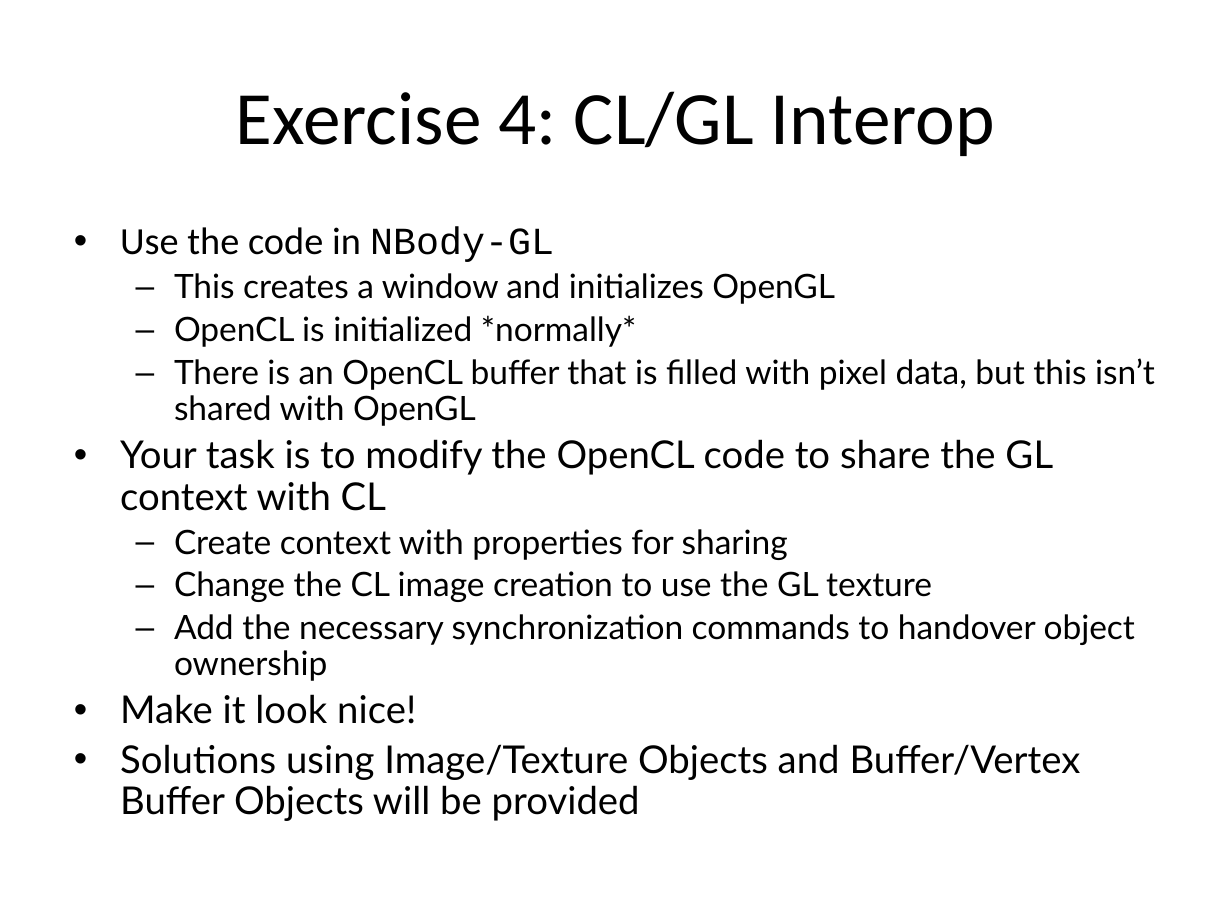
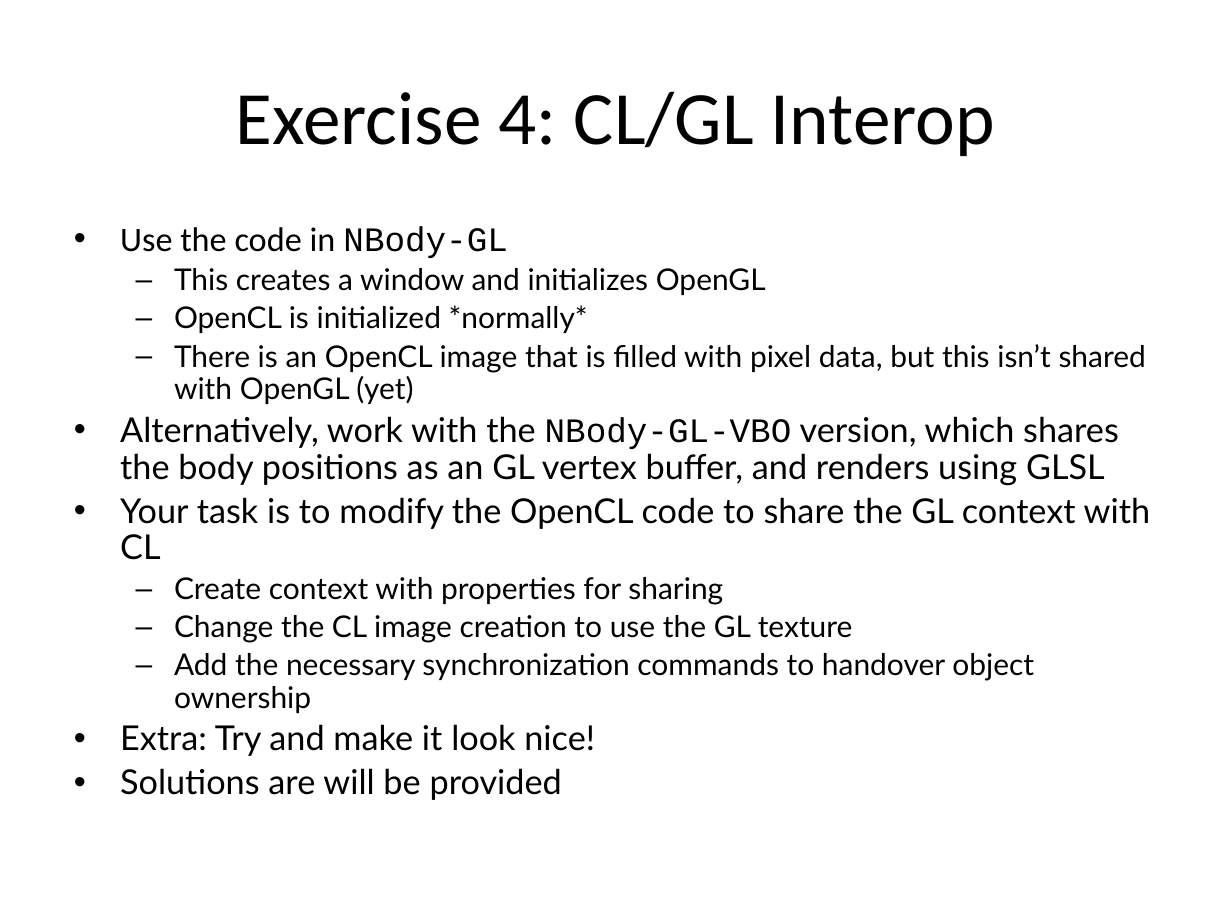
Before and after one commit to UoB-HPC/opencl-training-code, a slide deck: slide 13 of slides/advanced_part4.pptx. Drawn at 1232x924 pixels with LibreOffice and Linux fonts; fonts in the diff are those of the drawing. Boxes give left, top, right and bottom in pixels: in the first picture for what was removed or moved away, otherwise in the second. Text is boxed around its words. In the diff, an @@ line names an element or a change of style, - is before the commit and + after.

Commit message:
Minor tweaks to the CL/GL slides.

```diff
--- a/slides/advanced_part4.pptx
+++ b/slides/advanced_part4.pptx
@@ text at (120, 226, 1151, 713): size 22.4 to 20 pt in "Use the code in NBody-GL", "Your task is to modify the OpenCL ..."; size 19.6 to 17.5 pt in "This creates a window and initializes OpenGL", "OpenCL is initialized *normally*", "Create context with properties for sharing", "Change the CL image creation to use ..." and 1 more places @@
@@ text at (120, 344, 1146, 485): text changed; size 19.6 to 20 pt @@
-  – There is an OpenCL buffer that is filled with pixel data, but this isn’t shared with OpenGL
+  – There is an OpenCL image that is filled with pixel data, but this isn’t shared with OpenGL (yet)
+• Alternatively, work with the NBody-GL-VBO version, which shares the body positions as an GL vertex buffer, and renders using GLSL
@@ text at (120, 724, 595, 800): text changed; size 22.4 to 20 pt @@
-• Make it look nice!
-• Solutions using Image/Texture Objects and Buffer/Vertex Buffer Objects will be provided
+• Extra: Try and make it look nice!
+• Solutions are will be provided
```
Also in this commit, not shown: 2 other slides changed.
